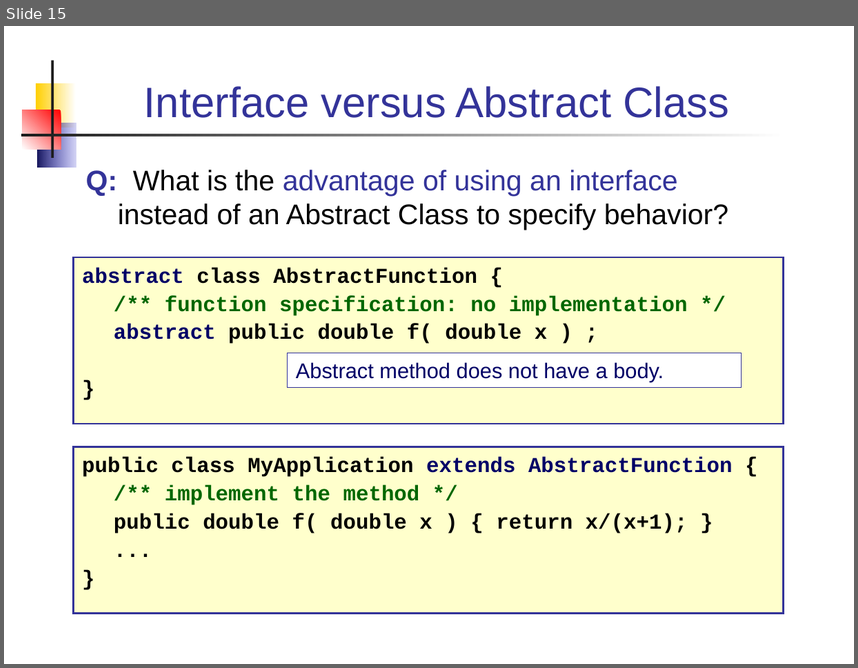
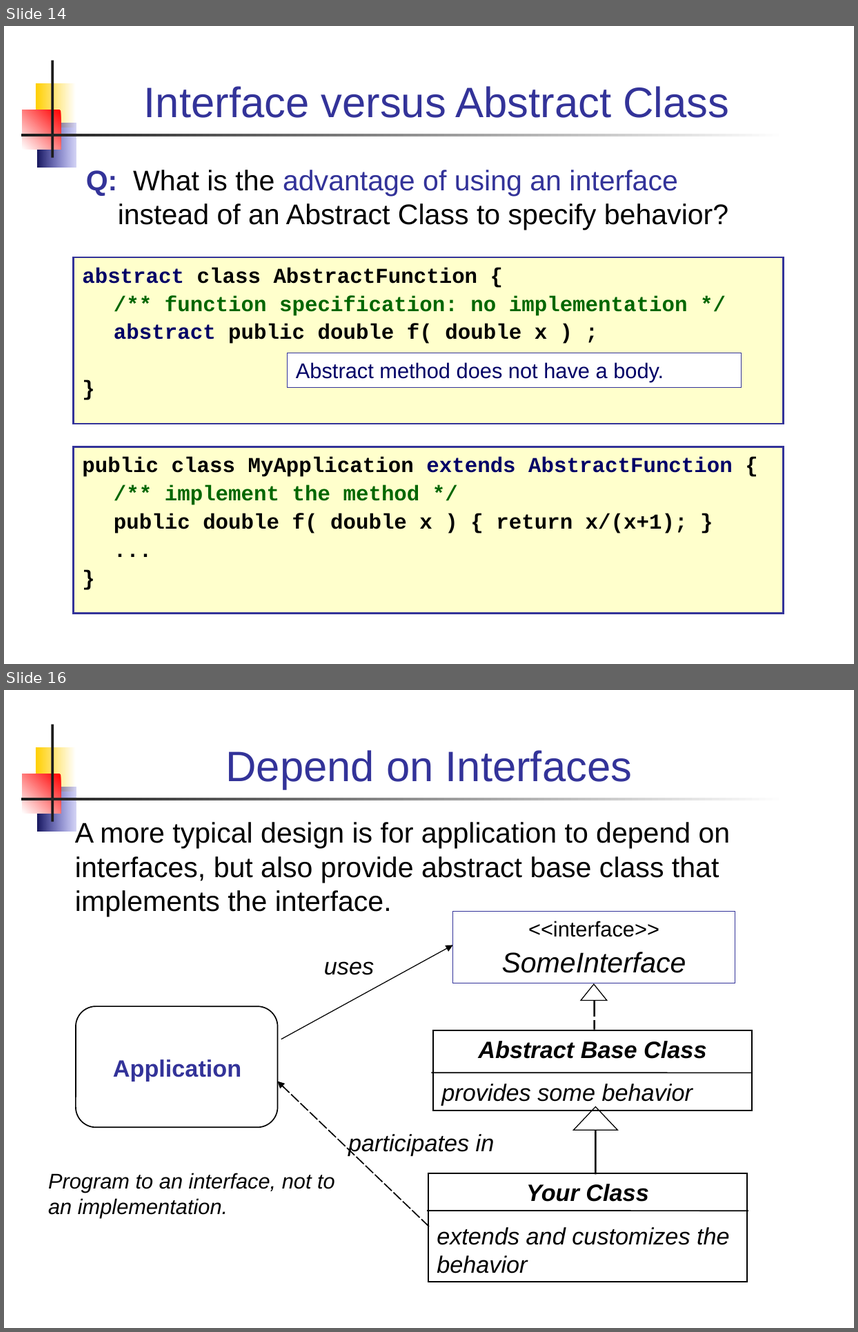
Before and after one commit to skeoop/skeoop.github.io, a slide deck: week4/Inheritance-3-Abstract-Class.ppt. Shown one above the other, each under a label of ours: slide 15 before the commit, slides 14 and 16 after it; the slides between them are not shown. The pictures are 858x668 and 858x1332 pixels, drawn with LibreOffice and Linux fonts; fonts in the diff are those of the drawing. Boxes give left, top, right and bottom in pixels: in the first picture for what was removed or moved away, otherwise in the second. Text is boxed around its words. In the diff, an @@ line names an element or a change of style, - is before the commit and + after.

```diff
--- a/week4/Inheritance-3-Abstract-Class.ppt
+++ b/week4/Inheritance-3-Abstract-Class.ppt
@@ slide 16 added at bbox=[4, 690, 854, 1328], background #FFFFFF; not listed: 6 template elements that a slide beside it also shows @@
@@ title added at bbox=[225, 750, 632, 789], 36 pt, text #333399 @@
+Depend on Interfaces
@@ text added at bbox=[75, 820, 731, 916], 24 pt, text #000000 @@
+A more typical design is for application to depend on interfaces, but also provide abstract base class that implements the interface.
@@ rectangle added at bbox=[452, 911, 735, 983], outline #333399 0.74 pt, 18 pt, text #000000 @@
+<<interface>>
+SomeInterface
@@ arrow added from (282, 1038) to (452, 945), #000000 0.74 pt @@
@@ text added at bbox=[324, 961, 374, 975], 20 pt, text #000000, italic @@
+uses
@@ triangle added at bbox=[582, 984, 608, 1000], fill #FFFFFF, outline #000000 0.74 pt @@
@@ rounded rectangle added at bbox=[75, 1006, 278, 1127], outline #000000 0.99 pt @@
@@ line added from (594, 1001) to (594, 1028), #000000 1.5 pt @@
@@ rectangle added at bbox=[433, 1030, 752, 1110], outline #000000 0.99 pt, 20 pt, text #000000, italic @@
+Abstract Base Class
+provides some behavior
@@ text added at bbox=[113, 1059, 241, 1081], 20 pt, text #333399, bold @@
+Application
@@ arrow added from (428, 1225) to (278, 1081), #000000 0.99 pt @@
@@ line added from (432, 1072) to (752, 1072), #000000 0.99 pt @@
@@ up arrow added at bbox=[573, 1107, 618, 1174], outline #000000 0.74 pt @@
@@ text added at bbox=[348, 1134, 495, 1156], 20 pt, text #000000, italic @@
+participates in
@@ text added at bbox=[48, 1172, 335, 1217], 18 pt, text #000000, italic @@
+Program to an interface, not to an implementation.
@@ rectangle added at bbox=[428, 1173, 747, 1281], outline #000000 0.99 pt, 20 pt, text #000000, italic @@
+Your Class
+extends and customizes the behavior
@@ line added from (428, 1210) to (748, 1210), #000000 0.99 pt @@
@@ what was slide 15 is now slide 14 @@
```
Also in this commit, not shown: 6 slides changed, 2 other slides added, 6 other files.
